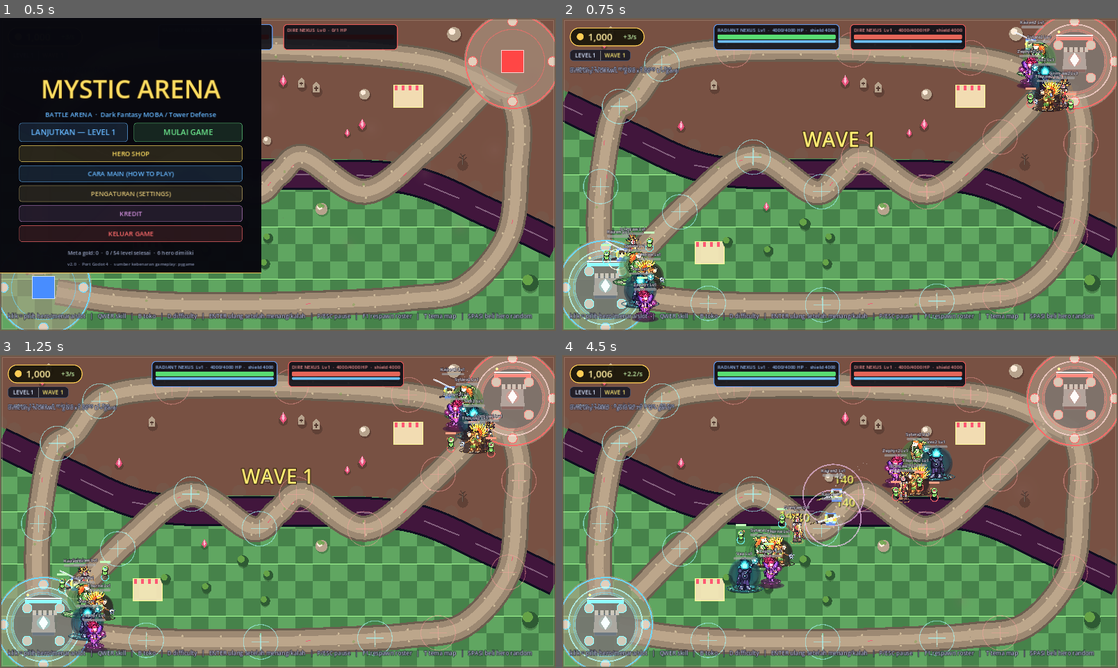
Above: before the commit, frames 1-4 (two rows, left to right).
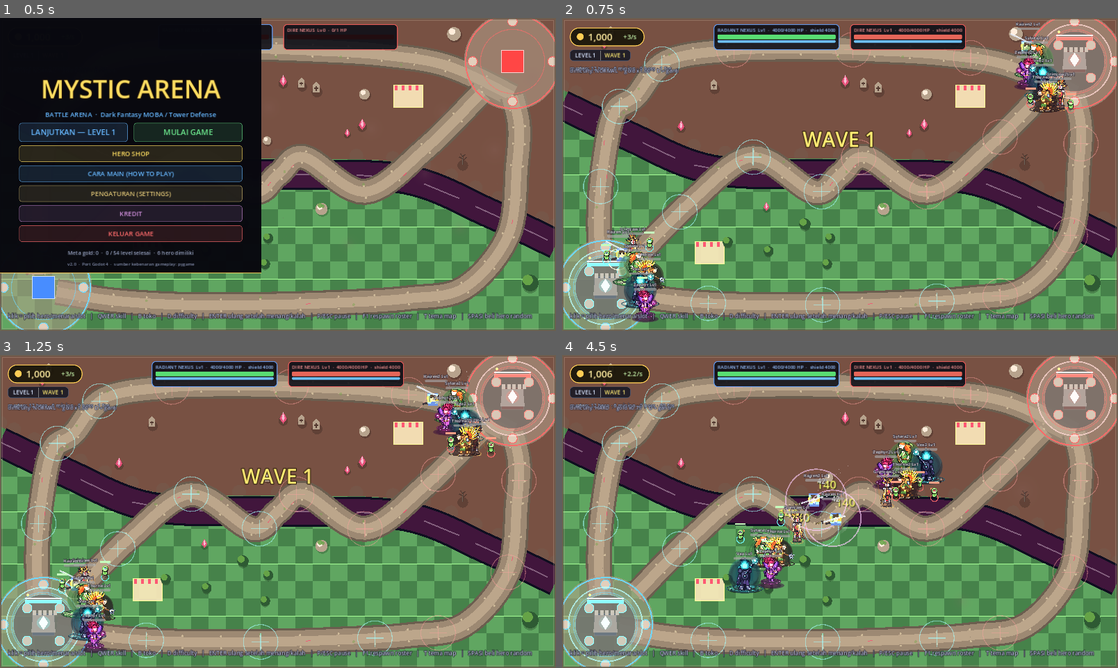
Above: after the commit, the same moments.

Repository: dharmawantoxi/mystic-arena
Game: Godot game, scene res://scenes/main.tscn
Two runs of this game, one before a commit and one after it. Both use one fixed random seed, a clock stepped at 60 frames per second and the inputs below.
Inputs (mouse positions are in pixels of both pictures, inside the frame that each line leads up to):
- Up to frame 1 (0.5 s): no input
- Up to frame 2 (0.75 s): click "LANJUTKAN — LEVEL 1" at 0.5 s
- Up to frame 3 (1.25 s): no input
- Up to frame 4 (4.5 s): tap Enter (restart_match) at 1.25 s; move the mouse to (962, 495) at 1.27 s; hold D (cycle_difficulty) 1.28-2 s; click (962, 495) at 1.42 s; tap B (toggle_shop) at 1.52 s; drag from (728, 527) to (812, 574) at 2.02 s; move the mouse to (895, 442) at 2.77 s; tap F at 2.85 s; click (895, 442) at 2.92 s; drag from (812, 574) to (673, 464) at 3.52 s; move the mouse to (1006, 558) at 4.27 s; tap Keypad Enter at 4.35 s; click (1006, 558) at 4.42 s

Frame 1 is identical in both runs. In frame 2, 1.5% of the frame differs, in the area x 80-93%, y 0-31%; in frame 3, 2.1%; in frame 4, 3.1%, in the area x 31-71%, y 24-65%.
Error before the commit: Parse Error: Too many arguments for "get()" call. Expected at most 1 but received 2. (res://scripts/systems/AIPlayer.gd:389)
Error after the commit: Invalid call to function 'get' in base 'CharacterBody2D (Hero.gd)'. Expected 1 arguments. (res://scripts/core/ItemDB.gd:188)

Commit message:
Fix Godot AIPlayer parsing and minion lane targeting
Co-authored-by: arena-agent <297053741+arena-agent@users.noreply.github.com>

Diff:
--- a/godot/scenes/main/Main.gd
+++ b/godot/scenes/main/Main.gd
@@ -242,10 +242,10 @@
 	for i in range(comp.size()):
 		var lane: String = LANES[i % LANES.size()]
 		if GameManager.count_alive("minions", "blue") < GameManager.max_minions_per_team:
-			GameManager.spawn_minion(comp[i], "blue", _spawn_point("blue", i, lane), scale)
+			GameManager.spawn_minion(comp[i], "blue", _spawn_point("blue", i, lane), scale, lane)
 			spawned += 1
 		if GameManager.count_alive("minions", "red") < GameManager.max_minions_per_team:
-			var m = GameManager.spawn_minion(comp[i], "red", _spawn_point("red", i, lane), scale)
+			var m = GameManager.spawn_minion(comp[i], "red", _spawn_point("red", i, lane), scale, lane)
 			# ENEMY SCALING (Hard only) — paritas _core.py:1792-1796: hanya
 			# antrean spawn MERAH yang dikali enemy_hp/damage/speed_mult.
 			if GameManager.enemy_scaling_enabled:
--- a/godot/scenes/minion/Minion.gd
+++ b/godot/scenes/minion/Minion.gd
@@ -15,6 +15,8 @@
 
 @export var minion_type: String = "goblin"
 @export var team: String = "blue"
+## Jalur asal wave, dipakai AIPlayer untuk menghitung ancaman per lane.
+@export var lane: String = "mid"
 ## Skala HP/damage untuk wave tinggi (paritas minion_scale NEXUS_LEVELS)
 @export var stat_scale: float = 1.0
 
--- a/godot/scripts/autoload/GameManager.gd
+++ b/godot/scripts/autoload/GameManager.gd
@@ -523,11 +523,12 @@
 
 
 func spawn_minion(minion_type: String, team: String, pos: Vector2,
-		scale_mult: float = 1.0) -> Node2D:
+		scale_mult: float = 1.0, lane: String = "mid") -> Node2D:
 	var minion_scene = preload("res://scenes/minion/Minion.tscn")
 	var m = minion_scene.instantiate()
 	m.minion_type = minion_type
 	m.team = team
+	m.lane = lane
 	m.position = pos
 	if scale_mult != 1.0 and "stat_scale" in m:
 		m.stat_scale = scale_mult
--- a/godot/scripts/systems/AIPlayer.gd
+++ b/godot/scripts/systems/AIPlayer.gd
@@ -386,7 +386,8 @@
 		if not is_instance_valid(m) or str(m.get("team")) == "red" \
 				or bool(m.get("is_dead")):
 			continue
-		var lane := str(m.get("lane", ""))
+		# m adalah Node: Object.get() tidak menerima default seperti Dictionary.get().
+		var lane := str(m.get("lane"))
 		if threats.has(lane):
 			threats[lane] = int(threats[lane]) + 1
 	var max_lane := "mid"
@@ -401,7 +402,7 @@
 		var best_d := 1e18
 		for m in get_tree().get_nodes_in_group("minions"):
 			if not is_instance_valid(m) or str(m.get("team")) != "blue" \
-					or bool(m.get("is_dead")) or str(m.get("lane", "")) != max_lane:
+					or bool(m.get("is_dead")) or str(m.get("lane")) != max_lane:
 				continue
 			var d: float = hero.global_position.distance_to(m.global_position)
 			if d < best_d:
--- /dev/null
+++ b/godot/tests/AIPlayerTest.gd
@@ -0,0 +1,110 @@
+# Headless regression for AIPlayer compilation, minion lanes, and lane targeting.
+# Run after importing the project:
+# godot --headless --path godot res://tests/AIPlayerTest.tscn --quit-after 120
+# Success requires the PASS line below and no SCRIPT ERROR / Parse Error logs.
+extends Node
+
+const MainScene = preload("res://scenes/main.tscn")
+const AIPlayerScript = preload("res://scripts/systems/AIPlayer.gd")
+
+var _failures: int = 0
+
+
+func _ready() -> void:
+	_run.call_deferred()
+
+
+func _run() -> void:
+	# Stay in the menu: no combat frames, level progression, or save writes.
+	GameManager.in_menu = true
+	GameManager.state = "idle"
+	var main = MainScene.instantiate()
+	add_child(main)
+	var ai = main.get("_ai")
+	_expect(is_instance_valid(ai), "Main._ready must instantiate AIPlayer")
+	if not is_instance_valid(ai):
+		main.free()
+		get_tree().quit(1)
+		return
+	_expect(ai.get_script() == AIPlayerScript, "Main must use the AIPlayer script")
+
+	_test_spawn_lanes(main)
+	var hero = GameManager.spawn_hero("grimjaw", "red", Vector2(1000, 380))
+	ai._assign_hero_lane(hero)
+	_expect(not hero.has_destination(), "Empty battlefield must leave the hero idle")
+	for lane in ["top", "mid", "bot"]:
+		_test_lane_targeting(ai, hero, lane)
+
+	# With no lane threats, keep the existing nearest-blue-tower fallback.
+	GameManager.spawn_tower("blue", Vector2(100, 380))
+	GameManager.spawn_tower("blue", Vector2(500, 380))
+	GameManager.spawn_tower("red", Vector2(990, 380))
+	hero.clear_destination()
+	ai._assign_hero_lane(hero)
+	_expect(hero.destination == Vector2(560, 380), "Stop 60px from the nearest blue tower")
+	_expect(hero.destination_auto, "Tower fallback must remain an automatic destination")
+
+	main.free()
+	if _failures == 0:
+		print("[AIPlayerTest] PASS: startup, spawn lanes, and lane targeting")
+	get_tree().quit(0 if _failures == 0 else 1)
+
+
+func _test_spawn_lanes(main) -> void:
+	# Existing callers keep the fourth positional argument as the stat multiplier.
+	var minion = GameManager.spawn_minion("goblin", "blue", Vector2.ZERO, 2.0)
+	_expect(str(minion.get("lane")) == "mid", "Default minion lane must be mid")
+	_expect(float(minion.get("stat_scale")) == 2.0, "Stat multiplier must remain compatible")
+	minion.free()
+
+	main._on_wave_started(1)
+	var expected_lanes := ["mid", "top", "bot"]
+	var counts := {"blue": 0, "red": 0}
+	for m in get_tree().get_nodes_in_group("minions"):
+		var team := str(m.get("team"))
+		var index := int(counts[team])
+		_expect(str(m.get("lane")) == expected_lanes[index % expected_lanes.size()],
+			"Wave must preserve the spawn lane for %s minion %d" % [team, index])
+		counts[team] = index + 1
+	for team in counts:
+		_expect(int(counts[team]) == GameManager.wave_composition(1).size(),
+			"Wave must spawn the full %s roster" % team)
+	_clear_minions()
+
+
+func _test_lane_targeting(ai, hero, lane: String) -> void:
+	var y := float(AIPlayerScript.LANE_Y[lane])
+	var other_lane := "mid" if lane == "top" else "top"
+	_spawn_minion(lane, Vector2(200, y))
+	var nearest := _spawn_minion(lane, Vector2(700, y))
+	# A closer enemy in a quieter lane must not override the busiest lane.
+	_spawn_minion(other_lane, Vector2(990, 380))
+	# Allies and dead enemies must not inflate the other lane's threat count.
+	for i in range(3):
+		_spawn_minion(other_lane, Vector2(900 + i, 380), "red")
+		_spawn_minion(other_lane, Vector2(950 + i, 380)).set("is_dead", true)
+	# Nor may closer allies/dead enemies become the destination in the chosen lane.
+	_spawn_minion(lane, Vector2(990, y), "red")
+	_spawn_minion(lane, Vector2(980, y)).set("is_dead", true)
+	_spawn_minion("unknown", Vector2(995, 380))
+	hero.clear_destination()
+	ai._assign_hero_lane(hero)
+	_expect(hero.destination == nearest.global_position,
+		"Must choose the nearest live blue minion in the busiest lane: %s" % lane)
+	_expect(hero.destination_auto, "Lane assignment must remain automatic")
+	_clear_minions()
+
+
+func _spawn_minion(lane: String, pos: Vector2, team: String = "blue") -> Node2D:
+	return GameManager.spawn_minion("goblin", team, pos, 1.0, lane)
+
+
+func _clear_minions() -> void:
+	for minion in get_tree().get_nodes_in_group("minions"):
+		minion.free()
+
+
+func _expect(condition: bool, message: String) -> void:
+	if not condition:
+		_failures += 1
+		push_error("[AIPlayerTest] " + message)
--- /dev/null
+++ b/godot/tests/AIPlayerTest.tscn
@@ -0,0 +1,6 @@
+[gd_scene load_steps=2 format=3]
+
+[ext_resource type="Script" path="res://tests/AIPlayerTest.gd" id="1"]
+
+[node name="AIPlayerTest" type="Node"]
+script = ExtResource("1")
Not shown, changed: godot/README.md
